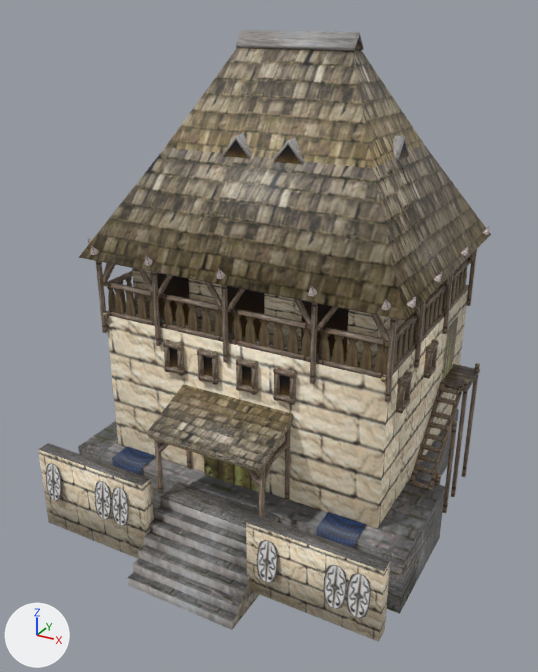
An edit to the COLLADA model art/meshes/structural/daci/palace_2.dae, drawn before and after from the same camera.
One viewpoint serves both versions: a 50 mm camera at (20.3, -38.8, 28.2) aimed at (0.1, -2.3, 9.9). Arrows for +X, +Y and +Z are at lower left; the lights stay in place. The older version comes first. Where no turn or scale is listed for an object, it has been applied to the vertices.

The first picture shows 'palace_2'.
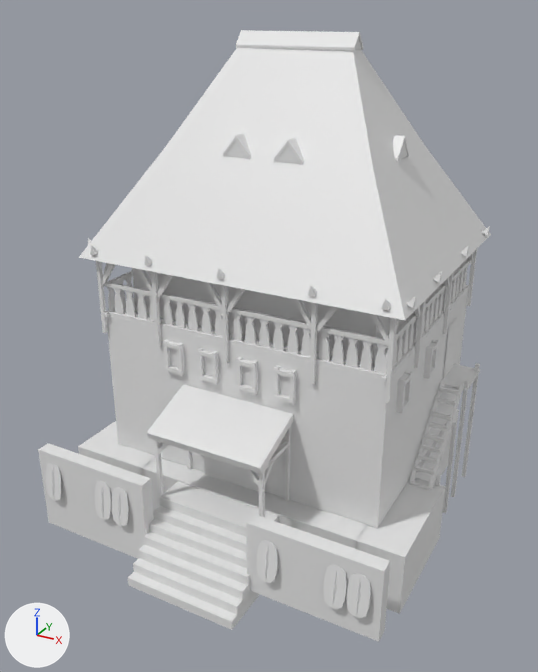
The newer file is also rescaled (x1.1), turned or shifted as a whole; pictures and numbers use the older file's frame.

What differs and where, as boxes (x1, y1, x2, y2) in the pictures (538 x 672 px):
'palace_2', recoloured, shading changed (lighter)
    both: (38, 30, 491, 642)

The edits, one by one:
Material 'textura pruebas Daci.014' (mat_textura_pruebas_daci_014) is new.
Its base color is (0.8, 0.8, 0.8) (white #e7e7e7).
me_cubo_582 has 3876 vertices, 5776 faces and spans x -11.5..11.3, y -12.8..10.3, z -2.7..27.1.
me_cubo_582 is used by ob_palace_2; location (0.0, 0.0, 0.0).
me_cubo_582 no longer uses material mat_textura_pruebas_daci (picture img_daci_struct_png).
me_cubo_582 part 1: edges marked sharp go from 474 to 3949.
me_cubo_582 gains material mat_textura_pruebas_daci_014 (white #e7e7e7).
